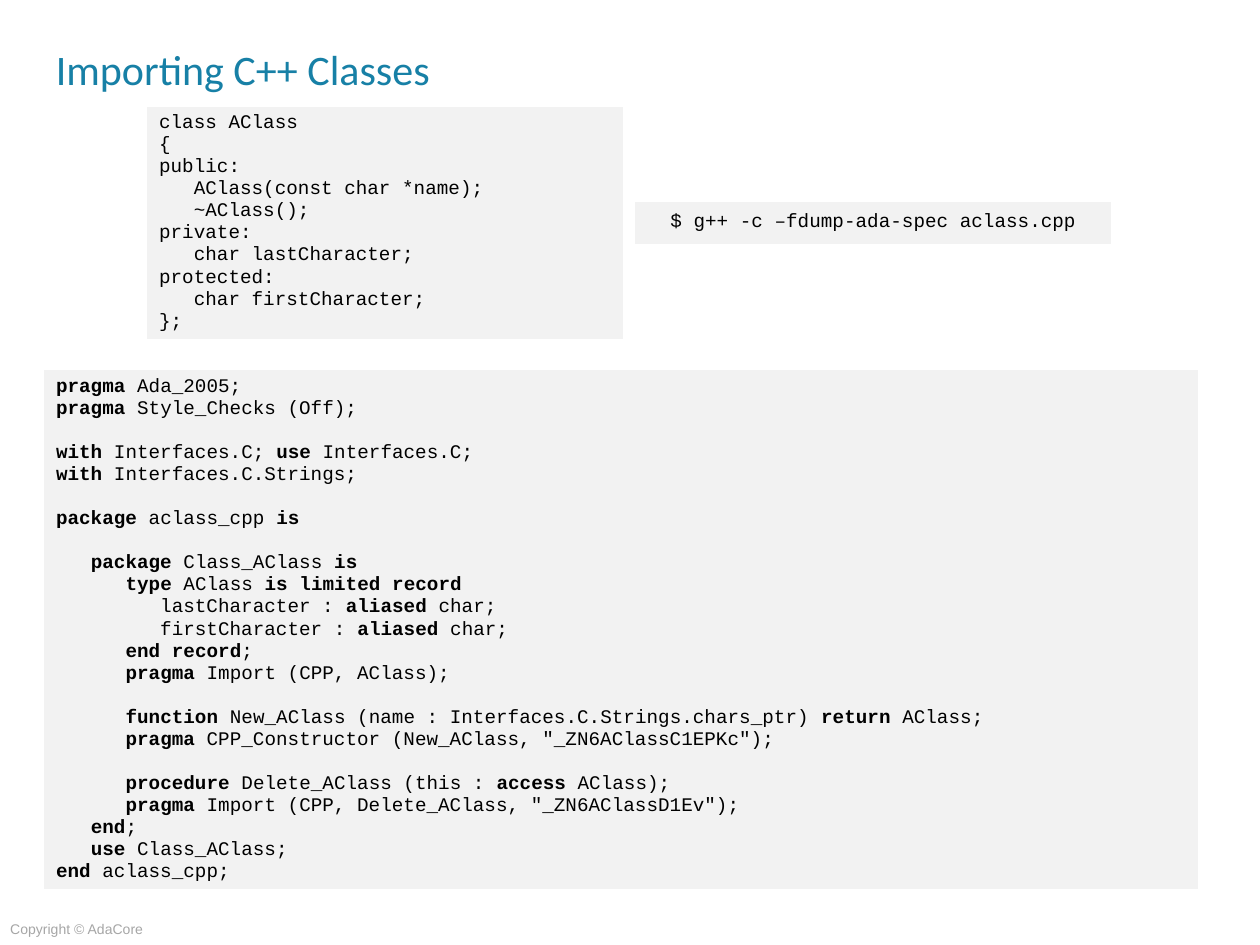
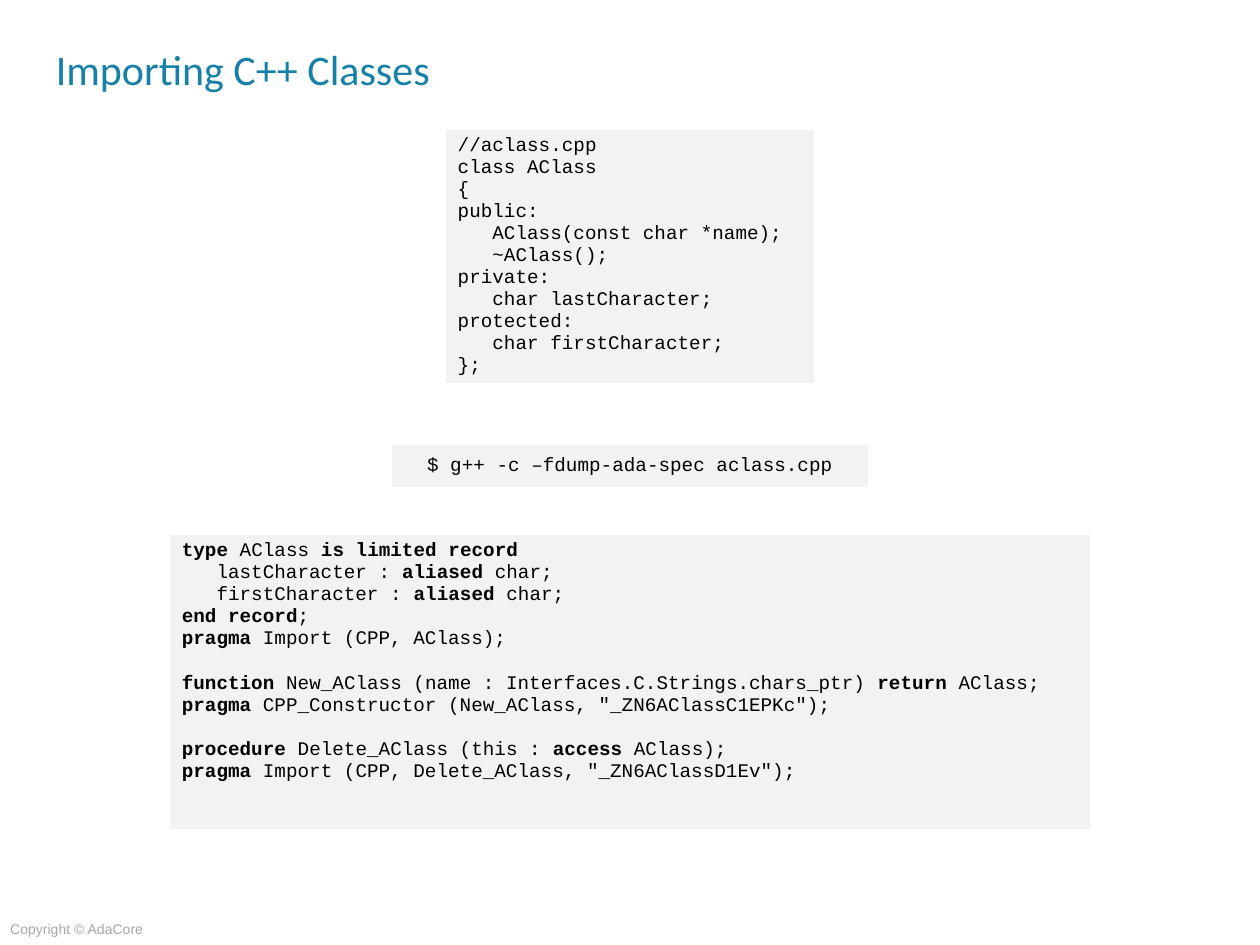
Before and after one commit to AdaCoreU/Courses, a slide deck: slide 9 of lectures/04_Mixed_Language_Programming_In_Ada/03_Ada_and_C++/Slides/03_Ada_and_C++.pptx. Drawn at 1260x945 pixels with LibreOffice and Linux fonts; fonts in the diff are those of the drawing; background and template pictures are left out. Boxes give left, top, right and bottom in pixels: in the first picture for what was removed or moved away, otherwise in the second. Text is boxed around its words. In the diff, an @@ line names an element or a change of style, - is before the commit and + after.

```diff
--- a/lectures/04_Mixed_Language_Programming_In_Ada/03_Ada_and_C++/Slides/03_Ada_and_C++.pptx
+++ b/lectures/04_Mixed_Language_Programming_In_Ada/03_Ada_and_C++/Slides/03_Ada_and_C++.pptx
@@ table at (445,129,814,396) @@
-row 1, column 1: class AClass / { / public: / AClass(const char *name); / ~AClass(); / private: / char lastCharacter; / protected: / char firstCharacter; / };
+row 1, column 1: //aclass.cpp / class AClass / { / public: / AClass(const char *name); / ~AClass(); / private: / char lastCharacter; / protected: / char firstCharacter; / };
@@ table: place and size @@
-table at (146,106,624,349)
+table at (445,129,814,396)
@@ table: place and size @@
-table at (635,202,1113,244)
+table at (392,445,869,488)
@@ table at (169,534,1090,829) @@
@@ row 1, column 1: "pragma Ada_2005; / pragma Style_Checks (Off); / with Interfaces.C; use Interfaces.C; / with Interfaces.C.Strings; / package aclass_cpp is / package Class_AClass is / type AClass is limited record / lastCharacter : aliased char; / firstCharacter : aliased char; / end record; / pragma Import (CPP, AClass); / function New_AClass (name : Interfaces.C.Strings.chars_ptr) return AClass; / pragma CPP_Constructor (New_AClass, "_ZN6AClassC1EPKc"); / procedure Delete_AClass (this : access AClass); / pragma Import (CPP, Delete_AClass, "_ZN6AClassD1Ev"); / end; / use Class_AClass; / end aclass_cpp;" to "type AClass is limited record / lastCharacter : aliased char; / firstCharacter : aliased char; / end record; / pragma Import (CPP, AClass); / function New_AClass (name : Interfaces.C.Strings.chars_ptr) return AClass; / pragma CPP_Constructor (New_AClass, "_ZN6AClassC1EPKc"); / procedure Delete_AClass (this : access AClass); / pragma Import (CPP, Delete_AClass, "_ZN6AClassD1Ev");" @@
@@ table: place and size @@
-table at (43,369,1198,914)
+table at (169,534,1090,829)
```
Also in this commit, not shown: 7 other slides changed.
